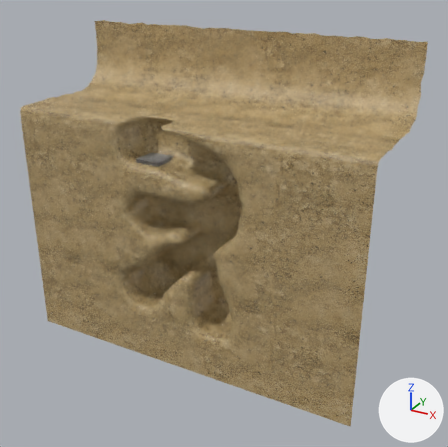
What one commit did to the OBJ model meshes/E0M0.Display.obj.
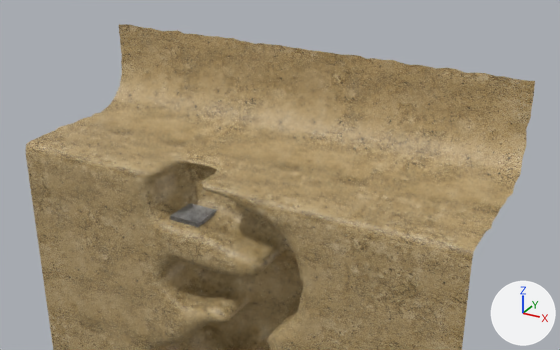
There are two pictures of each version: one whole from a camera (50 mm lens) standing at (42.6, -66.6, 49.7) and looking at (2.9, 5.5, 13.7), one close up from a camera (50 mm lens) standing at (40.0, -62.0, 61.7) and looking at (0.4, 10.1, 25.7). The axes (+X, +Y, +Z) are drawn at lower right. The lights are the same throughout. Where no turn or scale is listed for an object, it has been applied to the vertices.

Objects in the first close-up: 'World.Display'.
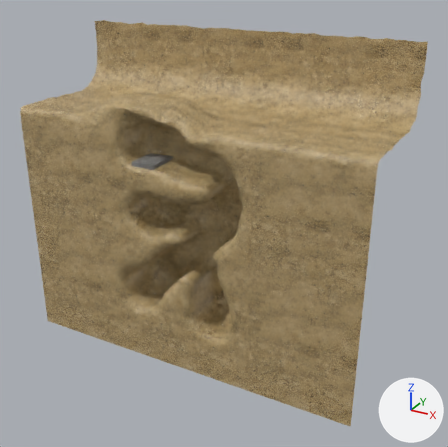
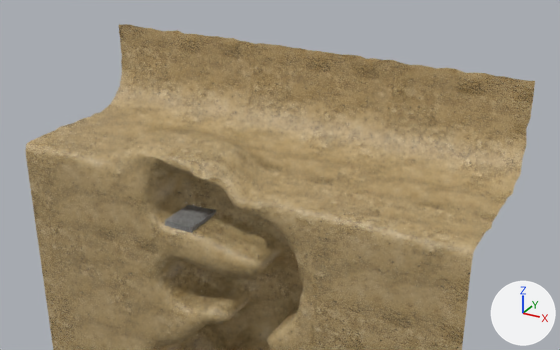
Where the change shows, as pixel boxes (x1, y1, x2, y2) in the close-ups (560 x 350 px; the box of a moved part takes in the faces that stretch with it):
part 1 of me_world_display, moved or reshaped: before (80, 103, 298, 227); after (80, 103, 298, 233)
part 2 of me_world_display, surface changed: (25, 25, 535, 350) in both

What the commit changed:
me_world_display is used by ob_world_display; location (0.0, 0.0, 0.0).
me_world_display had 4260 vertices, 8288 faces and spanned x -25.6..26.7, y -3.5..14.7, z -6.5..39.7.
me_world_display now has 4381 vertices, 8525 faces and spans x -25.6..26.7, y -3.5..14.7, z -6.5..39.7.
me_world_display part 1: 447 vertices moved from x -24.4..6.0, y -3.5..11.3, z 23.3..29.8 to x -24.4..5.9, y -3.5..11.3, z 22.5..31.8; 77 vertices removed from x -10.5..0.5, y -3.2..3.5, z 23.3..29.3; 199 vertices added at x -10.8..0.3, y -3.4..3.7, z 22.5..31.9.
me_world_display part 2: 8045 kept faces spanning x -25.6..26.7, y -3.5..14.7, z -6.5..39.7 get new texture (UV) coordinates.
